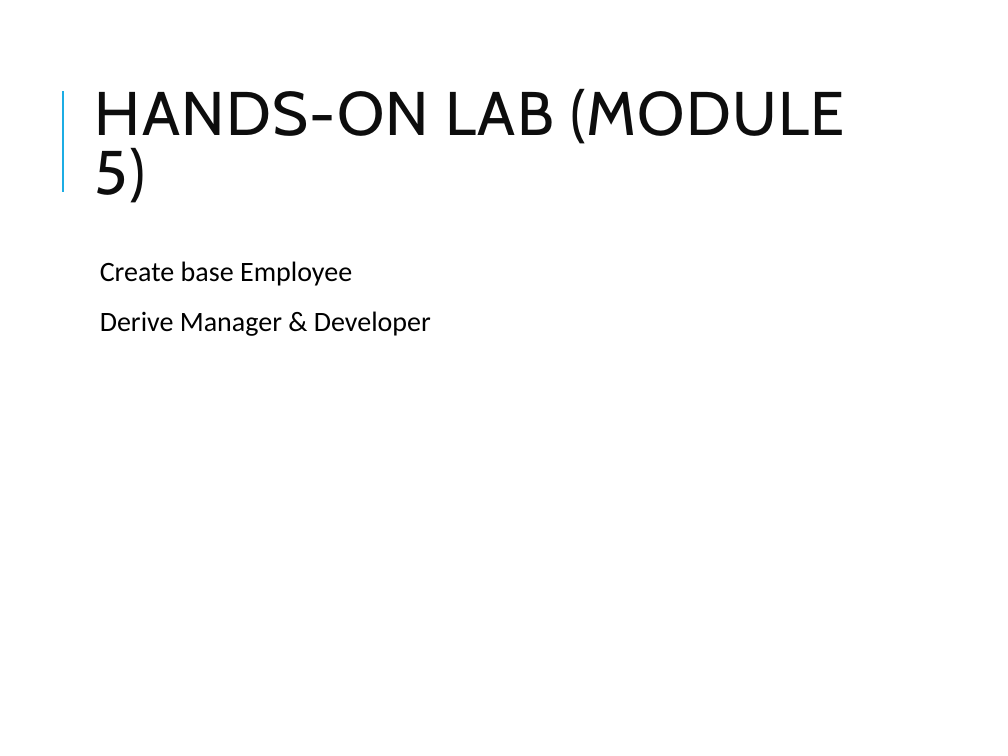
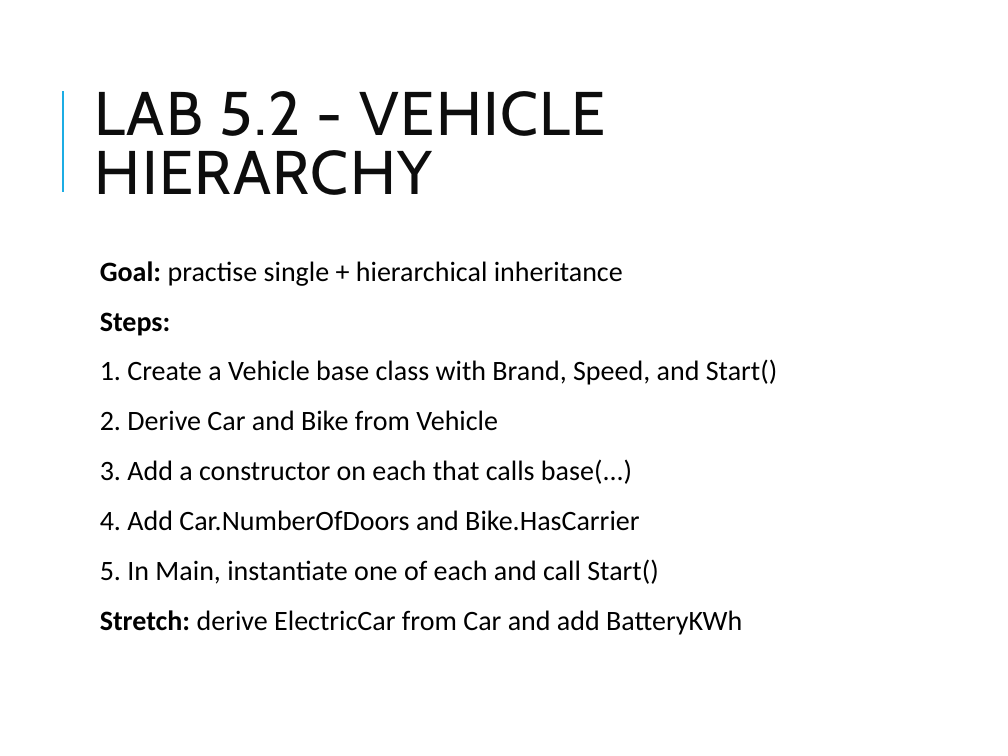
Before and after one commit to vikash-verma-profile/dotnet-epsilon-2026-May, a slide deck: slide 23 of Day-2/OOP_CSharp.pptx (slide 14 before the commit). Drawn at 1008x756 pixels with LibreOffice and Linux fonts; fonts in the diff are those of the drawing. Boxes give left, top, right and bottom in pixels: in the first picture for what was removed or moved away, otherwise in the second. Text is boxed around its words. In the diff, an @@ line names an element or a change of style, - is before the commit and + after.

```diff
--- a/Day-2/OOP_CSharp.pptx
+++ b/Day-2/OOP_CSharp.pptx
@@ title at bbox=[95, 91, 606, 195]: text changed @@
-HANDS-ON LAB (MODULE 5)
+LAB 5.2 - VEHICLE HIERARCHY
@@ text at bbox=[100, 261, 777, 635]: text changed @@
-  Create base Employee
-  Derive Manager & Developer
+  Goal: practise single + hierarchical inheritance
+  Steps:
+  1. Create a Vehicle base class with Brand, Speed, and Start()
+  2. Derive Car and Bike from Vehicle
+  3. Add a constructor on each that calls base(...)
+  4. Add Car.NumberOfDoors and Bike.HasCarrier
+  5. In Main, instantiate one of each and call Start()
+  Stretch: derive ElectricCar from Car and add BatteryKWh
```
Also in this commit, not shown: 19 other slides changed, 13 slides added, 1 slide removed, 9 other files.
